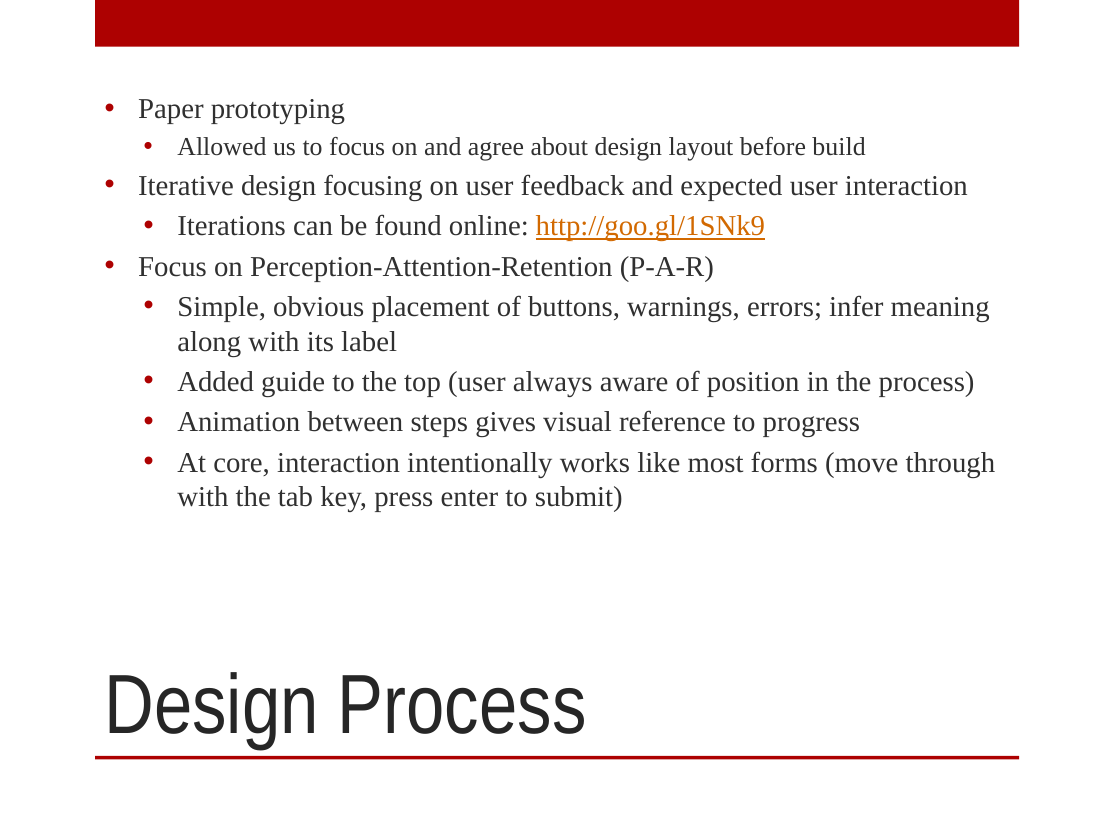
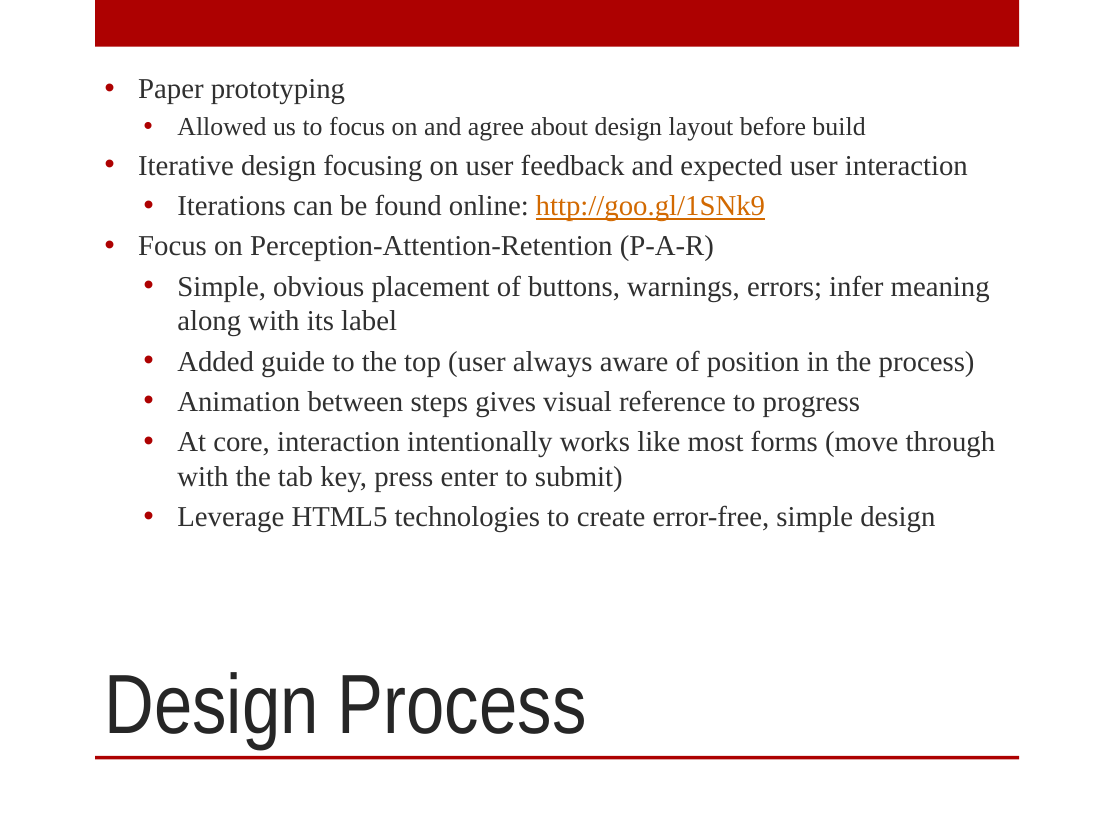
Before and after one commit to cs545/project-presentation, a slide deck: slide 6 of cs-545-presentation.pptx. Drawn at 1120x840 pixels with LibreOffice and Linux fonts; fonts in the diff are those of the drawing; background and template pictures are left out. Boxes give left, top, right and bottom in pixels: in the first picture for what was removed or moved away, otherwise in the second. Text is boxed around its words. In the diff, an @@ line names an element or a change of style, - is before the commit and + after.

Commit message:
add more design info, user survey info

```diff
--- a/cs-545-presentation.pptx
+++ b/cs-545-presentation.pptx
@@ text at <box>177,505,935,532</box>: paragraph added @@
+  • Leverage HTML5 technologies to create error-free, simple design
```
Also in this commit, not shown: 2 other slides changed, 1 slide added, 1 slide removed.
